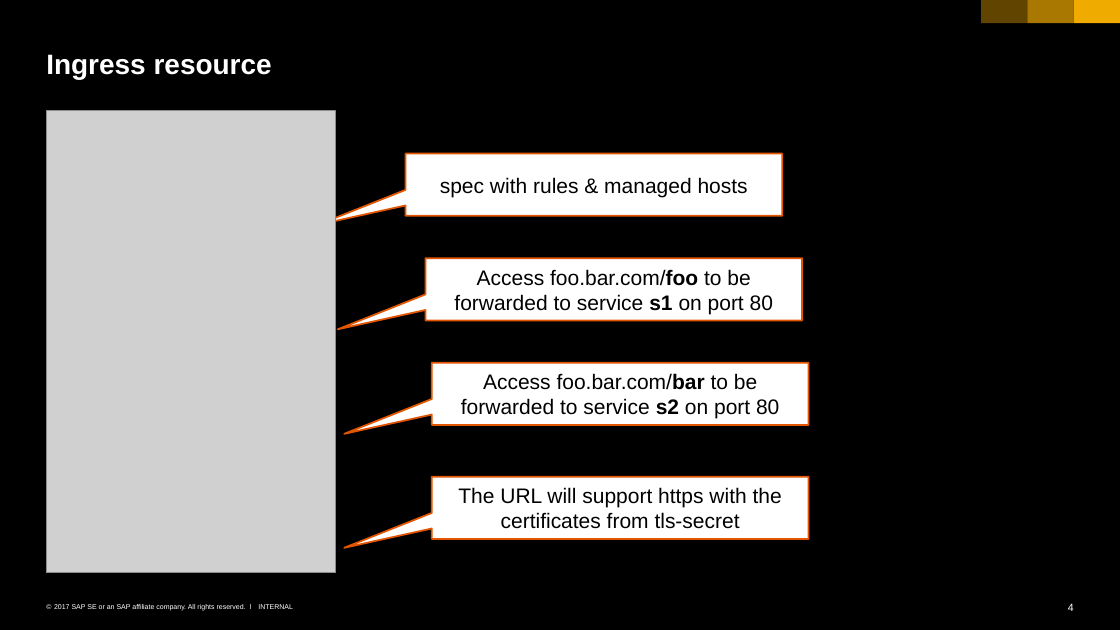
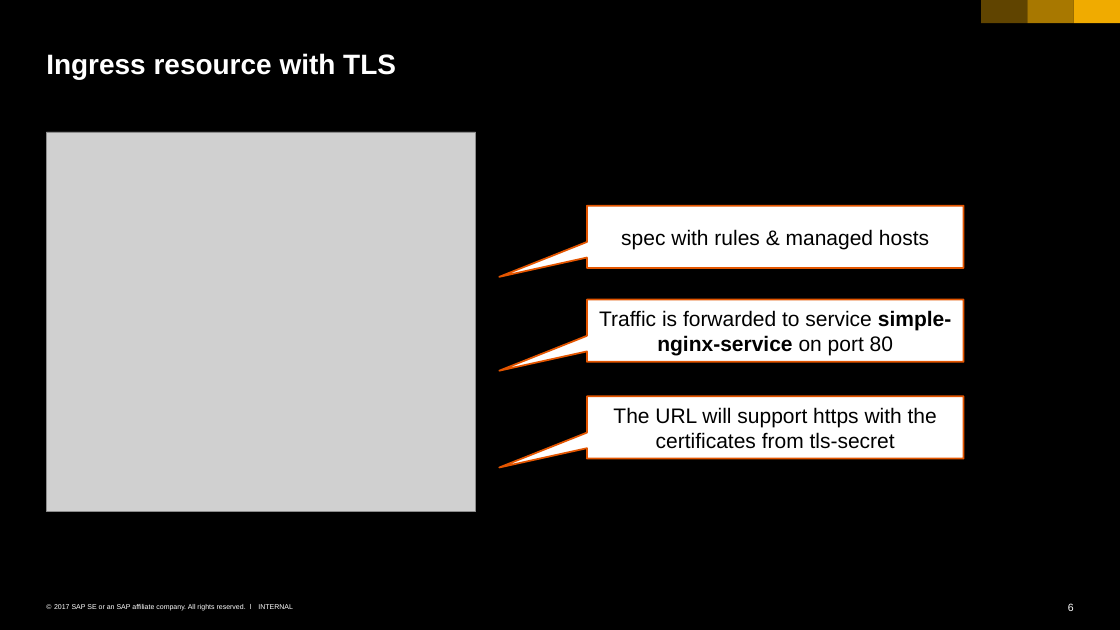
Before and after one commit to cuijiyao01/docker-k8s-training, a slide deck: slide 6 of kubernetes/09_ingress.pptx (slide 4 before the commit). Drawn at 1120x630 pixels with LibreOffice and Linux fonts; fonts in the diff are those of the drawing; grey boxes stand for pictures. Boxes give left, top, right and bottom in pixels: in the first picture for what was removed or moved away, otherwise in the second. Text is boxed around its words. In the diff, an @@ line names an element or a change of style, - is before the commit and + after.

Commit message:
enhanced ingress examples & explanation

```diff
--- a/kubernetes/09_ingress.pptx
+++ b/kubernetes/09_ingress.pptx
@@ title at bbox=[46, 53, 396, 79]: text changed @@
-Ingress resource
+Ingress resource with TLS
@@ picture: place and size @@
-picture at bbox=[46, 111, 336, 573]
+picture at bbox=[46, 132, 475, 511]
@@ speech box "spec with rules & managed ...": place and size @@
-speech box "spec with rules & managed ..." at bbox=[406, 154, 782, 216]
+speech box "spec with rules & managed ..." at bbox=[587, 206, 964, 268]
@@ speech box removed at bbox=[426, 258, 803, 320] @@
-Access foo.bar.com/foo to be forwarded to service s1 on port 80
@@ speech box added at bbox=[587, 300, 964, 362], fill #FFFFFF, outline #E35500 1.5 pt, 18 pt, text #000000 @@
+Traffic is forwarded to service simple-nginx-service on port 80
@@ speech box removed at bbox=[432, 363, 809, 425] @@
-Access foo.bar.com/bar to be forwarded to service s2 on port 80
@@ speech box "The URL will support https ...": place and size @@
-speech box "The URL will support https ..." at bbox=[432, 476, 809, 538]
+speech box "The URL will support https ..." at bbox=[587, 396, 964, 458]
@@ page number at bbox=[1068, 603, 1074, 611]: text changed @@
-4
+6
```
Also in this commit, not shown: 3 other slides changed, 6 slides added.
